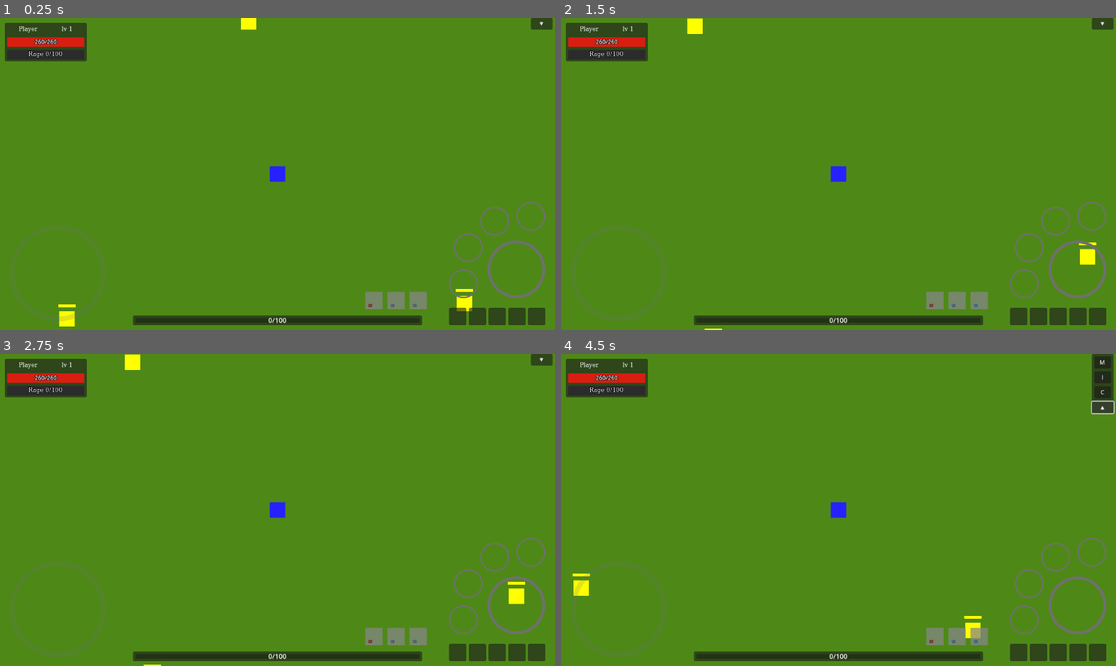
Above: before the commit, frames 1-4 (two rows, left to right).
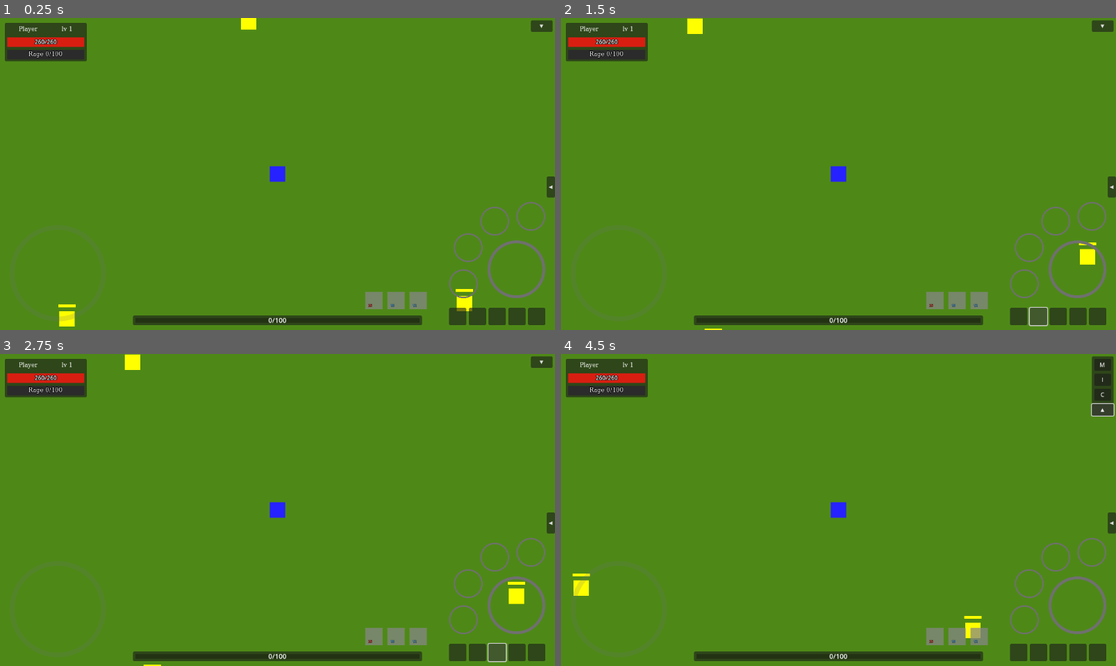
Above: after the commit, the same moments.

Repository: denisshkytko/mmo-mvp-godot
Game: Godot game, scene res://game/scenes/Main.tscn
Two runs of this game, one before a commit and one after it. Both use one fixed random seed, a clock stepped at 60 frames per second and the inputs below. This scene is started directly instead of the project's main scene. The engine's default icon, where the game draws it, is replaced by a stand-in: a white triangle on a blue panel in a dark square.
Inputs (mouse positions are in pixels of both pictures, inside the frame that each line leads up to):
- Up to frame 1 (0.25 s): no input
- Up to frame 2 (1.5 s): click (1016, 317) at 0.5 s; click (1038, 317) at 1.25 s
- Up to frame 3 (2.75 s): click (499, 653) at 2 s
- Up to frame 4 (4.5 s): click (1077, 653) at 2.75 s; click (1099, 653) at 3.5 s; click "▼" at 4.25 s

The runs differ from the first frame. In frame 1, 0.2% of the frame differs, in the area x 95-100%, y 0-58%; in frame 2, 0.2%; in frame 3, 0.2%; in frame 4, 0.4%.

Commit message:
Manually customizing UI elements

Diff:
--- a/ui/game/hud/BuffsAuraHUD.tscn
+++ b/ui/game/hud/BuffsAuraHUD.tscn
@@ -16,37 +16,34 @@
 mouse_filter = 2
 
 [node name="Panel" type="Panel" parent="Root"]
-visible = false
-clip_contents = true
-custom_minimum_size = Vector2(230, 34)
-layout_mode = 1
-anchors_preset = 2
-anchor_top = 0.0
-anchor_bottom = 0.0
-offset_left = -230.0
-offset_top = 40.0
-offset_right = 0.0
-offset_bottom = 74.0
+custom_minimum_size = Vector2(259, 44)
+layout_mode = 1
+offset_right = 259.0
+offset_bottom = 44.0
+
+[node name="SlotRow" type="HBoxContainer" parent="Root/Panel"]
+custom_minimum_size = Vector2(259, 61)
+layout_mode = 1
+anchors_preset = 12
+anchor_top = 1.0
+anchor_right = 1.0
+anchor_bottom = 1.0
+offset_left = 5.0
+offset_top = -65.0
+offset_right = -5.0
+offset_bottom = -5.0
+grow_horizontal = 2
 grow_vertical = 0
-
-[node name="SlotRow" type="HBoxContainer" parent="Root/Panel"]
-custom_minimum_size = Vector2(230, 34)
-layout_mode = 1
-anchors_preset = 15
-anchor_right = 1.0
-anchor_bottom = 1.0
-grow_horizontal = 2
-grow_vertical = 2
+theme_override_constants/separation = 5
 alignment = 1
-theme_override_constants/separation = 6
 
 [node name="SlotContainer0" type="VBoxContainer" parent="Root/Panel/SlotRow"]
-custom_minimum_size = Vector2(32, 34)
+custom_minimum_size = Vector2(34, 34)
 layout_mode = 2
 alignment = 2
 
 [node name="SlotButton" type="TextureButton" parent="Root/Panel/SlotRow/SlotContainer0"]
-custom_minimum_size = Vector2(28, 28)
+custom_minimum_size = Vector2(34, 34)
 layout_mode = 2
 
 [node name="Icon" type="TextureRect" parent="Root/Panel/SlotRow/SlotContainer0/SlotButton"]
@@ -60,16 +57,17 @@
 stretch_mode = 5
 
 [node name="GapLarge1" type="Control" parent="Root/Panel/SlotRow"]
-custom_minimum_size = Vector2(16, 1)
+custom_minimum_size = Vector2(15, 1)
 layout_mode = 2
 
 [node name="SlotContainer1" type="VBoxContainer" parent="Root/Panel/SlotRow"]
-custom_minimum_size = Vector2(32, 34)
-layout_mode = 2
+custom_minimum_size = Vector2(34, 34)
+layout_mode = 2
+theme_override_constants/separation = 5
 alignment = 2
 
 [node name="SlotButton" type="TextureButton" parent="Root/Panel/SlotRow/SlotContainer1"]
-custom_minimum_size = Vector2(28, 28)
+custom_minimum_size = Vector2(34, 34)
 layout_mode = 2
 
 [node name="Icon" type="TextureRect" parent="Root/Panel/SlotRow/SlotContainer1/SlotButton"]
@@ -83,20 +81,29 @@
 stretch_mode = 5
 
 [node name="GapLarge2" type="Control" parent="Root/Panel/SlotRow"]
-custom_minimum_size = Vector2(16, 1)
+custom_minimum_size = Vector2(15, 1)
 layout_mode = 2
 
 [node name="SlotContainer2" type="VBoxContainer" parent="Root/Panel/SlotRow"]
-custom_minimum_size = Vector2(40, 34)
-layout_mode = 2
-alignment = 2
+custom_minimum_size = Vector2(34, 34)
+layout_mode = 2
+size_flags_stretch_ratio = 0.0
+theme_override_constants/separation = 5
+alignment = 2
+
+[node name="ArrowButton" type="Button" parent="Root/Panel/SlotRow/SlotContainer2"]
+custom_minimum_size = Vector2(34, 22)
+layout_mode = 2
+theme_override_font_sizes/font_size = 10
+text = "▲"
 
 [node name="SlotRow" type="HBoxContainer" parent="Root/Panel/SlotRow/SlotContainer2"]
+custom_minimum_size = Vector2(34, 34)
 layout_mode = 2
 theme_override_constants/separation = 2
 
 [node name="SlotButton" type="TextureButton" parent="Root/Panel/SlotRow/SlotContainer2/SlotRow"]
-custom_minimum_size = Vector2(28, 28)
+custom_minimum_size = Vector2(34, 34)
 layout_mode = 2
 
 [node name="Icon" type="TextureRect" parent="Root/Panel/SlotRow/SlotContainer2/SlotRow/SlotButton"]
@@ -109,26 +116,29 @@
 expand_mode = 1
 stretch_mode = 5
 
-[node name="ArrowButton" type="Button" parent="Root/Panel/SlotRow/SlotContainer2/SlotRow"]
-custom_minimum_size = Vector2(12, 28)
-layout_mode = 2
+[node name="GapSmall1" type="Control" parent="Root/Panel/SlotRow"]
+custom_minimum_size = Vector2(5, 1)
+layout_mode = 2
+
+[node name="SlotContainer3" type="VBoxContainer" parent="Root/Panel/SlotRow"]
+custom_minimum_size = Vector2(34, 34)
+layout_mode = 2
+theme_override_constants/separation = 5
+alignment = 2
+
+[node name="ArrowButton" type="Button" parent="Root/Panel/SlotRow/SlotContainer3"]
+custom_minimum_size = Vector2(34, 22)
+layout_mode = 2
+theme_override_font_sizes/font_size = 10
 text = "▲"
 
-[node name="GapSmall1" type="Control" parent="Root/Panel/SlotRow"]
-custom_minimum_size = Vector2(6, 1)
-layout_mode = 2
-
-[node name="SlotContainer3" type="VBoxContainer" parent="Root/Panel/SlotRow"]
-custom_minimum_size = Vector2(40, 34)
-layout_mode = 2
-alignment = 2
-
 [node name="SlotRow" type="HBoxContainer" parent="Root/Panel/SlotRow/SlotContainer3"]
+custom_minimum_size = Vector2(34, 34)
 layout_mode = 2
 theme_override_constants/separation = 2
 
 [node name="SlotButton" type="TextureButton" parent="Root/Panel/SlotRow/SlotContainer3/SlotRow"]
-custom_minimum_size = Vector2(28, 28)
+custom_minimum_size = Vector2(34, 34)
 layout_mode = 2
 
 [node name="Icon" type="TextureRect" parent="Root/Panel/SlotRow/SlotContainer3/SlotRow/SlotButton"]
@@ -141,26 +151,29 @@
 expand_mode = 1
 stretch_mode = 5
 
-[node name="ArrowButton" type="Button" parent="Root/Panel/SlotRow/SlotContainer3/SlotRow"]
-custom_minimum_size = Vector2(12, 28)
-layout_mode = 2
+[node name="GapSmall2" type="Control" parent="Root/Panel/SlotRow"]
+custom_minimum_size = Vector2(5, 1)
+layout_mode = 2
+
+[node name="SlotContainer4" type="VBoxContainer" parent="Root/Panel/SlotRow"]
+custom_minimum_size = Vector2(34, 34)
+layout_mode = 2
+theme_override_constants/separation = 5
+alignment = 2
+
+[node name="ArrowButton" type="Button" parent="Root/Panel/SlotRow/SlotContainer4"]
+custom_minimum_size = Vector2(34, 22)
+layout_mode = 2
+theme_override_font_sizes/font_size = 10
 text = "▲"
 
-[node name="GapSmall2" type="Control" parent="Root/Panel/SlotRow"]
-custom_minimum_size = Vector2(6, 1)
-layout_mode = 2
-
-[node name="SlotContainer4" type="VBoxContainer" parent="Root/Panel/SlotRow"]
-custom_minimum_size = Vector2(40, 34)
-layout_mode = 2
-alignment = 2
-
 [node name="SlotRow" type="HBoxContainer" parent="Root/Panel/SlotRow/SlotContainer4"]
+custom_minimum_size = Vector2(34, 34)
 layout_mode = 2
 theme_override_constants/separation = 2
 
 [node name="SlotButton" type="TextureButton" parent="Root/Panel/SlotRow/SlotContainer4/SlotRow"]
-custom_minimum_size = Vector2(28, 28)
+custom_minimum_size = Vector2(34, 34)
 layout_mode = 2
 
 [node name="Icon" type="TextureRect" parent="Root/Panel/SlotRow/SlotContainer4/SlotRow/SlotButton"]
@@ -173,26 +186,24 @@
 expand_mode = 1
 stretch_mode = 5
 
-[node name="ArrowButton" type="Button" parent="Root/Panel/SlotRow/SlotContainer4/SlotRow"]
-custom_minimum_size = Vector2(12, 28)
-layout_mode = 2
-text = "▲"
-
 [node name="ToggleButton" type="Button" parent="Root"]
-custom_minimum_size = Vector2(30, 30)
-layout_mode = 1
-anchors_preset = 2
-anchor_top = 0.0
-anchor_bottom = 0.0
-offset_left = -30.0
-offset_top = 40.0
-offset_right = 0.0
-offset_bottom = 70.0
+custom_minimum_size = Vector2(17, 44)
+layout_mode = 1
+anchors_preset = 3
+anchor_left = 1.0
+anchor_top = 1.0
+anchor_right = 1.0
+anchor_bottom = 1.0
+offset_left = -17.0
+offset_top = -319.0
+offset_bottom = -275.0
+grow_horizontal = 0
 grow_vertical = 0
-theme_override_font_sizes/font_size = 12
+theme_override_font_sizes/font_size = 10
 text = "▶"
 
 [node name="FlyoutsLayer" type="Control" parent="Root"]
+z_index = 5
 layout_mode = 1
 anchors_preset = 15
 anchor_right = 1.0
@@ -200,4 +211,3 @@
 grow_horizontal = 2
 grow_vertical = 2
 mouse_filter = 2
-z_index = 5
--- a/ui/game/hud/CharacterHUD.tscn
+++ b/ui/game/hud/CharacterHUD.tscn
@@ -501,6 +501,7 @@
 theme_override_constants/separation = 6
 
 [node name="SpellsPanelA" type="Panel" parent="Root/Panel/MarginContainer/VBoxContainer/Tabs/Заклинания/SpellsVBox"]
+custom_minimum_size = Vector2(444, 0)
 layout_mode = 2
 size_flags_horizontal = 3
 size_flags_vertical = 3
@@ -525,21 +526,29 @@
 
 [node name="SpellsGrid" type="GridContainer" parent="Root/Panel/MarginContainer/VBoxContainer/Tabs/Заклинания/SpellsVBox/SpellsPanelA/SpellsMargin/SpellsScroll"]
 layout_mode = 2
+size_flags_horizontal = 3
+theme_override_constants/h_separation = 6
+theme_override_constants/v_separation = 4
 columns = 2
-size_flags_horizontal = 3
-theme_override_constants/v_separation = 4
-theme_override_constants/h_separation = 6
 
 [node name="SpellsPanelB" type="Panel" parent="Root/Panel/MarginContainer/VBoxContainer/Tabs/Заклинания/SpellsVBox"]
+custom_minimum_size = Vector2(240, 0)
 layout_mode = 2
 size_flags_horizontal = 3
 size_flags_vertical = 3
 
 [node name="LoadoutMargin" type="MarginContainer" parent="Root/Panel/MarginContainer/VBoxContainer/Tabs/Заклинания/SpellsVBox/SpellsPanelB"]
-layout_mode = 1
-anchors_preset = 15
-anchor_right = 1.0
-anchor_bottom = 1.0
+custom_minimum_size = Vector2(240, 240)
+layout_mode = 1
+anchors_preset = 8
+anchor_left = 0.5
+anchor_top = 0.5
+anchor_right = 0.5
+anchor_bottom = 0.5
+offset_left = -120.0
+offset_top = -120.0
+offset_right = 120.0
+offset_bottom = 120.0
 grow_horizontal = 2
 grow_vertical = 2
 theme_override_constants/margin_left = 6
@@ -547,39 +556,88 @@
 theme_override_constants/margin_right = 6
 theme_override_constants/margin_bottom = 6
 
-[node name="LoadoutVBox" type="VBoxContainer" parent="Root/Panel/MarginContainer/VBoxContainer/Tabs/Заклинания/SpellsVBox/SpellsPanelB/LoadoutMargin"]
-layout_mode = 2
-alignment = 1
-theme_override_constants/separation = 6
-
-[node name="LoadoutPadRoot" parent="Root/Panel/MarginContainer/VBoxContainer/Tabs/Заклинания/SpellsVBox/SpellsPanelB/LoadoutMargin/LoadoutVBox" instance=ExtResource("4_7s14y")]
-layout_mode = 2
-
-[node name="SlotLabels" type="HBoxContainer" parent="Root/Panel/MarginContainer/VBoxContainer/Tabs/Заклинания/SpellsVBox/SpellsPanelB/LoadoutMargin/LoadoutVBox"]
-layout_mode = 2
-size_flags_horizontal = 3
-theme_override_constants/separation = 8
-alignment = 1
-
-[node name="Slot0" type="Label" parent="Root/Panel/MarginContainer/VBoxContainer/Tabs/Заклинания/SpellsVBox/SpellsPanelB/LoadoutMargin/LoadoutVBox/SlotLabels"]
-layout_mode = 2
+[node name="LoadoutPadRoot" parent="Root/Panel/MarginContainer/VBoxContainer/Tabs/Заклинания/SpellsVBox/SpellsPanelB/LoadoutMargin" instance=ExtResource("4_7s14y")]
+custom_minimum_size = Vector2(228, 228)
+layout_mode = 2
+
+[node name="Slot0" type="Label" parent="Root/Panel/MarginContainer/VBoxContainer/Tabs/Заклинания/SpellsVBox/SpellsPanelB/LoadoutMargin/LoadoutPadRoot"]
+layout_mode = 1
+anchors_preset = 3
+anchor_left = 1.0
+anchor_top = 1.0
+anchor_right = 1.0
+anchor_bottom = 1.0
+offset_left = -98.0
+offset_top = -93.0
+offset_right = -60.0
+offset_bottom = -70.0
+grow_horizontal = 0
+grow_vertical = 0
+theme_override_colors/font_outline_color = Color(0, 0, 0, 1)
+theme_override_constants/outline_size = 3
 text = "slot0"
-
-[node name="Slot1" type="Label" parent="Root/Panel/MarginContainer/VBoxContainer/Tabs/Заклинания/SpellsVBox/SpellsPanelB/LoadoutMargin/LoadoutVBox/SlotLabels"]
-layout_mode = 2
+horizontal_alignment = 1
+vertical_alignment = 1
+
+[node name="Slot1" type="Label" parent="Root/Panel/MarginContainer/VBoxContainer/Tabs/Заклинания/SpellsVBox/SpellsPanelB/LoadoutMargin/LoadoutPadRoot"]
+layout_mode = 1
+anchors_preset = 2
+anchor_top = 1.0
+anchor_bottom = 1.0
+offset_left = 11.0
+offset_top = -62.0
+offset_right = 49.0
+offset_bottom = -39.0
+grow_vertical = 0
+theme_override_constants/outline_size = 3
 text = "slot1"
-
-[node name="Slot2" type="Label" parent="Root/Panel/MarginContainer/VBoxContainer/Tabs/Заклинания/SpellsVBox/SpellsPanelB/LoadoutMargin/LoadoutVBox/SlotLabels"]
-layout_mode = 2
+horizontal_alignment = 1
+vertical_alignment = 1
+
+[node name="Slot2" type="Label" parent="Root/Panel/MarginContainer/VBoxContainer/Tabs/Заклинания/SpellsVBox/SpellsPanelB/LoadoutMargin/LoadoutPadRoot"]
+layout_mode = 1
+anchors_preset = 4
+anchor_top = 0.5
+anchor_bottom = 0.5
+offset_left = 21.0
+offset_top = -27.0
+offset_right = 59.0
+offset_bottom = -4.0
+grow_vertical = 2
+theme_override_constants/outline_size = 3
 text = "slot2"
-
-[node name="Slot3" type="Label" parent="Root/Panel/MarginContainer/VBoxContainer/Tabs/Заклинания/SpellsVBox/SpellsPanelB/LoadoutMargin/LoadoutVBox/SlotLabels"]
-layout_mode = 2
+horizontal_alignment = 1
+vertical_alignment = 1
+
+[node name="Slot3" type="Label" parent="Root/Panel/MarginContainer/VBoxContainer/Tabs/Заклинания/SpellsVBox/SpellsPanelB/LoadoutMargin/LoadoutPadRoot"]
+layout_mode = 1
+anchors_preset = 5
+anchor_left = 0.5
+anchor_right = 0.5
+offset_left = -34.0
+offset_top = 28.0
+offset_right = 4.0
+offset_bottom = 51.0
+grow_horizontal = 2
+theme_override_constants/outline_size = 3
 text = "slot3"
-
-[node name="Slot4" type="Label" parent="Root/Panel/MarginContainer/VBoxContainer/Tabs/Заклинания/SpellsVBox/SpellsPanelB/LoadoutMargin/LoadoutVBox/SlotLabels"]
-layout_mode = 2
+horizontal_alignment = 1
+vertical_alignment = 1
+
+[node name="Slot4" type="Label" parent="Root/Panel/MarginContainer/VBoxContainer/Tabs/Заклинания/SpellsVBox/SpellsPanelB/LoadoutMargin/LoadoutPadRoot"]
+layout_mode = 1
+anchors_preset = 1
+anchor_left = 1.0
+anchor_right = 1.0
+offset_left = -69.0
+offset_top = 18.0
+offset_right = -31.0
+offset_bottom = 41.0
+grow_horizontal = 0
+theme_override_constants/outline_size = 3
 text = "slot4"
+horizontal_alignment = 1
+vertical_alignment = 1
 
 [node name="Способности" type="Control" parent="Root/Panel/MarginContainer/VBoxContainer/Tabs"]
 visible = false
--- a/ui/game/hud/MerchantHUD.tscn
+++ b/ui/game/hud/MerchantHUD.tscn
@@ -164,10 +164,9 @@
 offset_top = 38.0
 offset_right = 372.0
 offset_bottom = 569.0
-current_tab = 1
+current_tab = 0
 
 [node name="Покупка" type="Control" parent="Root/Panel/Tabs"]
-visible = false
 custom_minimum_size = Vector2(360, 500)
 layout_mode = 2
 metadata/_tab_index = 0
@@ -194,6 +193,7 @@
 theme_override_constants/v_separation = 5
 
 [node name="Продажа" type="Control" parent="Root/Panel/Tabs"]
+visible = false
 custom_minimum_size = Vector2(360, 500)
 layout_mode = 2
 metadata/_tab_index = 1
--- a/ui/game/hud/QuickMenuHUD.tscn
+++ b/ui/game/hud/QuickMenuHUD.tscn
@@ -65,8 +65,9 @@
 anchor_left = 1.0
 anchor_right = 1.0
 offset_left = -50.0
+offset_top = 5.0
 offset_right = -5.0
-offset_bottom = 24.0
+offset_bottom = 29.0
 grow_horizontal = 0
 theme_override_font_sizes/font_size = 10
 text = "▼"
--- a/ui/game/hud/RespawnHUD.tscn
+++ b/ui/game/hud/RespawnHUD.tscn
@@ -12,8 +12,10 @@
 anchor_bottom = 1.0
 grow_horizontal = 2
 grow_vertical = 2
+mouse_filter = 2
 
 [node name="Panel" type="Panel" parent="Root"]
+layout_mode = 0
 offset_right = 200.0
 offset_bottom = 80.0
 
--- a/ui/game/hud/buffs_aura_hud.gd
+++ b/ui/game/hud/buffs_aura_hud.gd
@@ -72,12 +72,11 @@
 		_flyout_slot_abilities.append(sub_arr)
 
 func _cache_layout() -> void:
-	panel.size = slot_row.size
 	_collapsed_pos = toggle_button.position
 
 func _set_expanded(is_expanded: bool, immediate: bool) -> void:
 	_expanded = is_expanded
-	toggle_button.text = "◀" if _expanded else "▶"
+	toggle_button.text = "▶" if _expanded else "◀"
 	var shift_x := panel.size.x - toggle_button.size.x
 	var final_panel_pos := _collapsed_pos + Vector2(-shift_x, 0.0) if _expanded else _collapsed_pos
 	var final_toggle_pos := _collapsed_pos + Vector2(-shift_x, 0.0) if _expanded else _collapsed_pos
--- a/ui/game/hud/character/spells/loadout_pad.tscn
+++ b/ui/game/hud/character/spells/loadout_pad.tscn
@@ -1,36 +1,38 @@
 [gd_scene load_steps=3 format=3 uid="uid://dw3wxnk0s0qom"]
 
-[ext_resource type="Script" uid="uid://dmrp1ga61d1d4" path="res://ui/game/hud/character/spells/loadout_pad.gd" id="1_1u5if"]
+[ext_resource type="Script" uid="uid://bpvyonlebbht7" path="res://ui/game/hud/character/spells/loadout_pad.gd" id="1_1u5if"]
 [ext_resource type="Texture2D" uid="uid://b7rkqmicjjs08" path="res://ui/game/hud/mobile/textures/Joystick.png" id="2_58wyw"]
 
 [node name="LoadoutPadRoot" type="Control"]
 custom_minimum_size = Vector2(220, 220)
-layout_mode = 2
+layout_mode = 3
+anchors_preset = 0
 size_flags_horizontal = 3
 script = ExtResource("1_1u5if")
 
 [node name="LoadoutPad" type="Control" parent="."]
+custom_minimum_size = Vector2(200, 200)
 layout_mode = 1
 anchors_preset = 15
 anchor_right = 1.0
 anchor_bottom = 1.0
+offset_right = -20.0
+offset_bottom = -20.0
 grow_horizontal = 2
 grow_vertical = 2
 
 [node name="Slot0Btn" type="TextureButton" parent="LoadoutPad"]
 custom_minimum_size = Vector2(120, 120)
 layout_mode = 1
-anchors_preset = 8
-anchor_left = 0.5
-anchor_top = 0.5
-anchor_right = 0.5
-anchor_bottom = 0.5
-offset_left = -60.0
-offset_top = -60.0
-offset_right = 60.0
-offset_bottom = 60.0
-grow_horizontal = 2
-grow_vertical = 2
+anchors_preset = 3
+anchor_left = 1.0
+anchor_top = 1.0
+anchor_right = 1.0
+anchor_bottom = 1.0
+offset_left = -120.0
+offset_top = -120.0
+grow_horizontal = 0
+grow_vertical = 0
 texture_normal = ExtResource("2_58wyw")
 ignore_texture_size = true
 stretch_mode = 0
--- a/ui/game/hud/trainer/trainer_window.tscn
+++ b/ui/game/hud/trainer/trainer_window.tscn
@@ -12,6 +12,7 @@
 anchor_bottom = 1.0
 grow_horizontal = 2
 grow_vertical = 2
+mouse_filter = 2
 
 [node name="Panel" type="Panel" parent="Root"]
 custom_minimum_size = Vector2(520, 360)
@@ -65,11 +66,6 @@
 
 [node name="Margin" type="MarginContainer" parent="Root/Panel/Scroll"]
 layout_mode = 2
-anchors_preset = 15
-anchor_right = 1.0
-anchor_bottom = 1.0
-grow_horizontal = 2
-grow_vertical = 2
 
 [node name="List" type="VBoxContainer" parent="Root/Panel/Scroll/Margin"]
 layout_mode = 2
--- a/ui/game/ui/ability_tooltip.tscn
+++ b/ui/game/ui/ability_tooltip.tscn
@@ -8,12 +8,7 @@
 script = ExtResource("1_7g6di")
 
 [node name="Margin" type="MarginContainer" parent="."]
-layout_mode = 1
-anchors_preset = 15
-anchor_right = 1.0
-anchor_bottom = 1.0
-grow_horizontal = 2
-grow_vertical = 2
+layout_mode = 2
 theme_override_constants/margin_left = 8
 theme_override_constants/margin_top = 6
 theme_override_constants/margin_right = 8
Not shown, added: core/abilities/ability_database.gd.uid
Not shown, added: core/abilities/ability_definition.gd.uid
Not shown, added: core/abilities/rank_data.gd.uid
Not shown, added: game/characters/player/components/player_spellbook.gd.uid
Not shown: 1 places in ui/game/hud/BuffsAuraHUD.tscn that only renumber resources
Not shown: 2 places in ui/game/hud/CharacterHUD.tscn that only renumber resources
Not shown, added: ui/game/hud/buffs_aura/buff_aura_flyout.gd.uid
Not shown, added: ui/game/hud/buffs_aura_hud.gd.uid
Not shown, added: ui/game/hud/character/spells/loadout_pad.gd.uid
Not shown, added: ui/game/hud/character/spells/spell_list_item.gd.uid
Not shown, added: ui/game/hud/character/spells/spells_tab.gd.uid
Not shown, added: ui/game/hud/trainer/trainer_spell_row.gd.uid
(and 4 more such lines)
